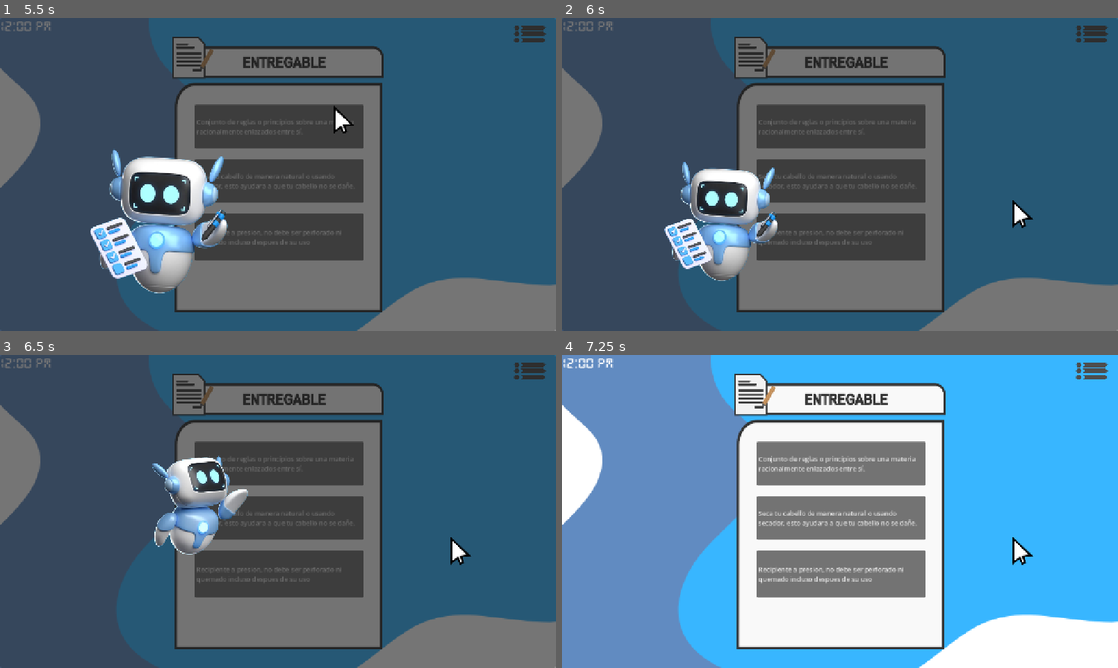
Above: before the commit, frames 1-4 (two rows, left to right).
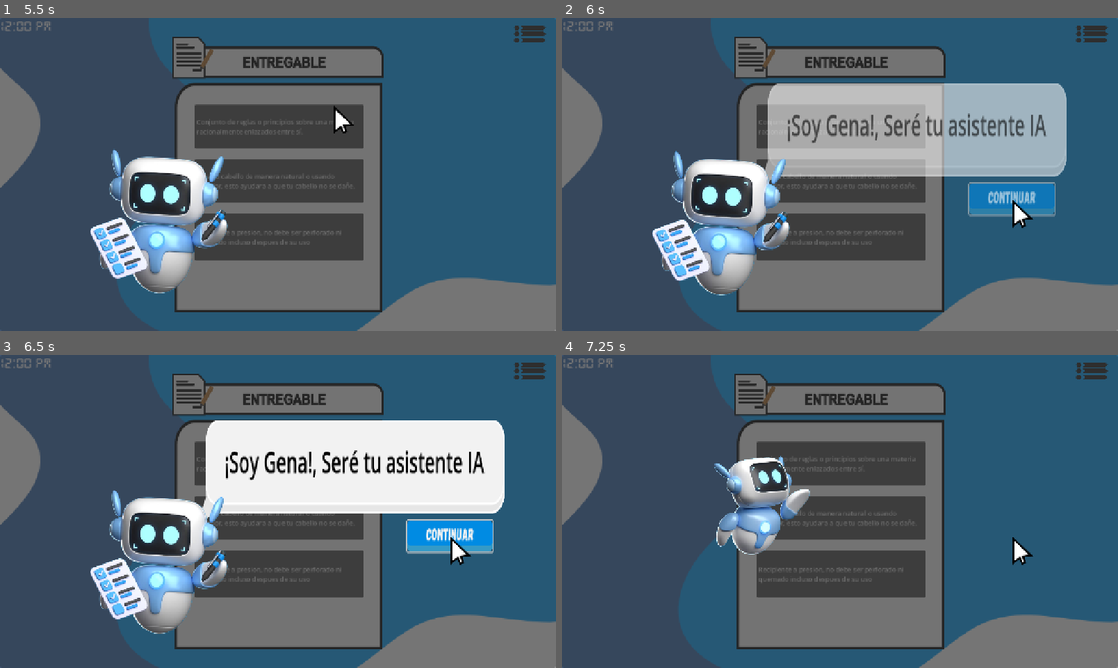
Above: after the commit, the same moments.

Repository: pperezsilva/FairPlayGenAi
Game: Godot game, scene res://escenas/menu.tscn
Same seed, same stepped clock (60 frames per second), same inputs: the game is played once before the commit and once after it. Sound files missing from this copy of the repository are replaced by a short silence.
Inputs (mouse positions are in pixels of both pictures, inside the frame that each line leads up to):
- Up to frame 1 (5.5 s): click "Jugar" at 0.5 s; click (511, 293) at 1.25 s; move the mouse to (400, 158) at 2.02 s; click (511, 293) at 2.75 s; move the mouse to (166, 190) at 3.52 s; click (511, 293) at 4.25 s; move the mouse to (333, 105) at 5.02 s
- Up to frame 2 (6 s): click "Continuar" at 5.75 s
- Up to frame 3 (6.5 s): no input
- Up to frame 4 (7.25 s): click (1012, 536) at 6.5 s, where only the run after the commit has a clickable "Continuar"

Frame 1 is identical in both runs. In frame 2, 23% of the frame differs, in the area x 16-91%, y 20-89%; in frame 3, 25%; in frame 4, 98%, in the area x 0-100%, y 0-100%.

Commit message:
Mejora a los iconos del menu y mejoras en el codigo de dialogo para Gena

Diff:
--- a/escenas/gena.tscn
+++ b/escenas/gena.tscn
@@ -25,6 +25,35 @@
 corner_radius_bottom_right = 10
 corner_radius_bottom_left = 10
 
+[sub_resource type="Animation" id="Animation_0hla7"]
+resource_name = "changetoChecklist"
+length = 2.0
+loop_mode = 1
+tracks/0/type = "value"
+tracks/0/imported = false
+tracks/0/enabled = true
+tracks/0/path = NodePath("Gena:position")
+tracks/0/interp = 1
+tracks/0/loop_wrap = true
+tracks/0/keys = {
+"times": PackedFloat32Array(0, 1),
+"transitions": PackedFloat32Array(1, 1),
+"update": 0,
+"values": [Vector2(371, 470.00003), Vector2(371, 480)]
+}
+tracks/1/type = "value"
+tracks/1/imported = false
+tracks/1/enabled = true
+tracks/1/path = NodePath("Gena:texture")
+tracks/1/interp = 1
+tracks/1/loop_wrap = true
+tracks/1/keys = {
+"times": PackedFloat32Array(0),
+"transitions": PackedFloat32Array(1),
+"update": 1,
+"values": [ExtResource("2_m6104")]
+}
+
 [sub_resource type="Animation" id="Animation_m6104"]
 resource_name = "Flying up"
 length = 2.0
@@ -63,35 +92,6 @@
 "transitions": PackedFloat32Array(1, 1),
 "update": 1,
 "values": [ExtResource("1_o6lgn"), ExtResource("2_m6104")]
-}
-
-[sub_resource type="Animation" id="Animation_0hla7"]
-resource_name = "changetoChecklist"
-length = 2.0
-loop_mode = 1
-tracks/0/type = "value"
-tracks/0/imported = false
-tracks/0/enabled = true
-tracks/0/path = NodePath("Gena:position")
-tracks/0/interp = 1
-tracks/0/loop_wrap = true
-tracks/0/keys = {
-"times": PackedFloat32Array(0, 1),
-"transitions": PackedFloat32Array(1, 1),
-"update": 0,
-"values": [Vector2(371, 470.00003), Vector2(371, 480)]
-}
-tracks/1/type = "value"
-tracks/1/imported = false
-tracks/1/enabled = true
-tracks/1/path = NodePath("Gena:texture")
-tracks/1/interp = 1
-tracks/1/loop_wrap = true
-tracks/1/keys = {
-"times": PackedFloat32Array(0),
-"transitions": PackedFloat32Array(1),
-"update": 1,
-"values": [ExtResource("2_m6104")]
 }
 
 [sub_resource type="Animation" id="Animation_eevyr"]
@@ -182,7 +182,7 @@
 }
 
 [sub_resource type="Animation" id="Animation_27ifb"]
-length = 0.001
+length = 0.5
 tracks/0/type = "value"
 tracks/0/imported = false
 tracks/0/enabled = true
@@ -190,10 +190,10 @@
 tracks/0/interp = 1
 tracks/0/loop_wrap = true
 tracks/0/keys = {
-"times": PackedFloat32Array(0),
-"transitions": PackedFloat32Array(1),
-"update": 0,
-"values": [Color(1, 1, 1, 0)]
+"times": PackedFloat32Array(0, 0.5),
+"transitions": PackedFloat32Array(1, 1),
+"update": 0,
+"values": [Color(1, 1, 1, 0), Color(1, 1, 1, 1)]
 }
 
 [sub_resource type="Animation" id="Animation_dwq74"]
@@ -244,13 +244,14 @@
 
 [node name="Label" type="Label" parent="TextBox"]
 offset_left = -390.1876
-offset_top = -67.98309
+offset_top = -80.27791
 offset_right = 410.06985
 offset_bottom = 45.563103
 theme_override_colors/font_color = Color(0, 0, 0, 1)
-theme_override_font_sizes/font_size = 60
-text = "HOLA, BIENVENIDO!"
+theme_override_font_sizes/font_size = 50
+text = "n/a"
 horizontal_alignment = 1
+vertical_alignment = 1
 autowrap_mode = 3
 
 [node name="Button" type="Button" parent="TextBox"]
--- a/escenas/menu_pausa.tscn
+++ b/escenas/menu_pausa.tscn
@@ -1,13 +1,13 @@
-[gd_scene load_steps=16 format=3 uid="uid://pgis8iaqgulj"]
+[gd_scene load_steps=17 format=3 uid="uid://pgis8iaqgulj"]
 
-[ext_resource type="Texture2D" uid="uid://cg3kk62araxxh" path="res://imagenes/human.png" id="1_b8d1t"]
 [ext_resource type="Script" uid="uid://72elibq1ggn1" path="res://scripts/menu_pausa.gd" id="1_pvenc"]
 [ext_resource type="Shader" uid="uid://df8lx5c0f8g3h" path="res://scripts/menu_pausa.gdshader" id="1_uabni"]
 [ext_resource type="Texture2D" uid="uid://ccf45yybp0sd3" path="res://imagenes/humanGray.png" id="2_d8q0v"]
 [ext_resource type="Texture2D" uid="uid://pakpxiktu5vg" path="res://imagenes/Enviar.png" id="2_tuklk"]
-[ext_resource type="Texture2D" uid="uid://ki4utfky1q23" path="res://imagenes/ia.png" id="3_o72er"]
+[ext_resource type="Texture2D" uid="uid://duuj7ocfmaxdx" path="res://escenas/humanWhite.png" id="3_2jxr5"]
 [ext_resource type="Texture2D" uid="uid://bsrpptu03w5dc" path="res://imagenes/EnviarGray.png" id="4_uabni"]
 [ext_resource type="Texture2D" uid="uid://w1kx7q0dqdrp" path="res://imagenes/iaGray.png" id="6_d8q0v"]
+[ext_resource type="Texture2D" uid="uid://df6odnjdwyr4b" path="res://imagenes/iaWhite.png" id="7_mcbxj"]
 [ext_resource type="PackedScene" uid="uid://fanym5lkreub" path="res://escenas/mensajeConfirmacion.tscn" id="9_x31go"]
 [ext_resource type="PackedScene" uid="uid://timpyti7b1ib" path="res://escenas/ConfirmacionReiniciar.tscn" id="10_2jxr5"]
 [ext_resource type="AudioStream" uid="uid://cjfix01450ht4" path="res://sonidos/sfx/sndClick.wav" id="11_mcbxj"]
@@ -15,6 +15,9 @@
 [sub_resource type="ShaderMaterial" id="ShaderMaterial_pvenc"]
 shader = ExtResource("1_uabni")
 shader_parameter/lod = 0.0
+
+[sub_resource type="StyleBoxFlat" id="StyleBoxFlat_mcbxj"]
+bg_color = Color(0.1728327, 0.17283267, 0.17283267, 0.98039216)
 
 [sub_resource type="Animation" id="Animation_pvenc"]
 length = 0.3
@@ -106,6 +109,7 @@
 offset_bottom = -175.0
 grow_horizontal = 2
 grow_vertical = 2
+theme_override_styles/panel = SubResource("StyleBoxFlat_mcbxj")
 
 [node name="HBoxContainer" type="HBoxContainer" parent="PanelContainer"]
 layout_mode = 2
@@ -114,7 +118,7 @@
 
 [node name="TextureButtonExit" type="TextureButton" parent="PanelContainer/HBoxContainer"]
 layout_mode = 2
-texture_normal = ExtResource("1_b8d1t")
+texture_normal = ExtResource("3_2jxr5")
 texture_hover = ExtResource("2_d8q0v")
 stretch_mode = 5
 
@@ -126,7 +130,7 @@
 
 [node name="TextureButtonRestart" type="TextureButton" parent="PanelContainer/HBoxContainer"]
 layout_mode = 2
-texture_normal = ExtResource("3_o72er")
+texture_normal = ExtResource("7_mcbxj")
 texture_hover = ExtResource("6_d8q0v")
 stretch_mode = 5
 
--- a/scripts/gena.gd
+++ b/scripts/gena.gd
@@ -1,8 +1,14 @@
 extends Control
+var dialogos = [
+	"Hola, Bienvenido!",
+	"¡Soy Gena!, Seré tu asistente IA"
+]
+var cdialogos = 0
 
 
 # Called when the node enters the scene tree for the first time.
 func _ready() -> void:
+	cdialogos = 0
 	get_tree().paused = true
 	$AnimationGena.play("Elevacion")
 
@@ -15,8 +21,13 @@
 
 
 func _on_button_pressed() -> void:
-	$TextBox.hide()
-	$AnimationGena.play("FliyingAway")
+	if cdialogos <= 1:
+		$AnimationTextBox.play("show")
+		$TextBox/Label.text = dialogos[cdialogos]
+		cdialogos += 1
+	elif cdialogos >= 2:
+		$TextBox.hide()
+		$AnimationGena.play("FliyingAway")
 
 
 #CREAR ARRAY PARA LAS ANIMACION Y PARA LOS MENSAJES
@@ -25,6 +36,8 @@
 func _on_animation_gena_animation_finished(anim_name: StringName) -> void:
 	if anim_name == "Elevacion":
 		$AnimationGena.play("ChecklistDefault")
+		$TextBox/Label.text = dialogos[cdialogos]
+		cdialogos += 1
 		$TextBox.show()
 		$AnimationTextBox.play("show")
 
Binary file added: escenas/humanWhite.png
Not shown, added: escenas/humanWhite.png.import
Binary file added: imagenes/iaWhite.png
Not shown, added: imagenes/iaWhite.png.import
